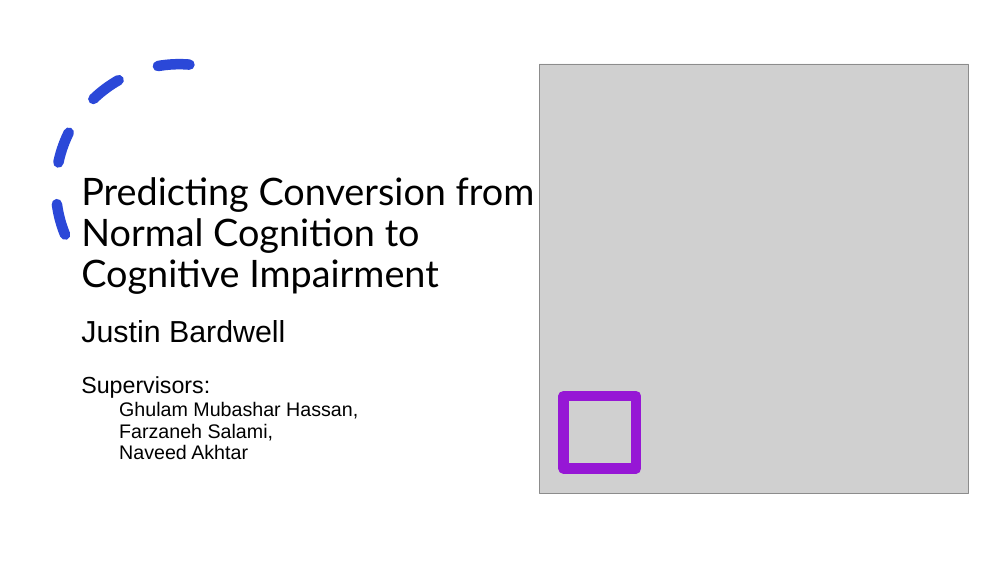
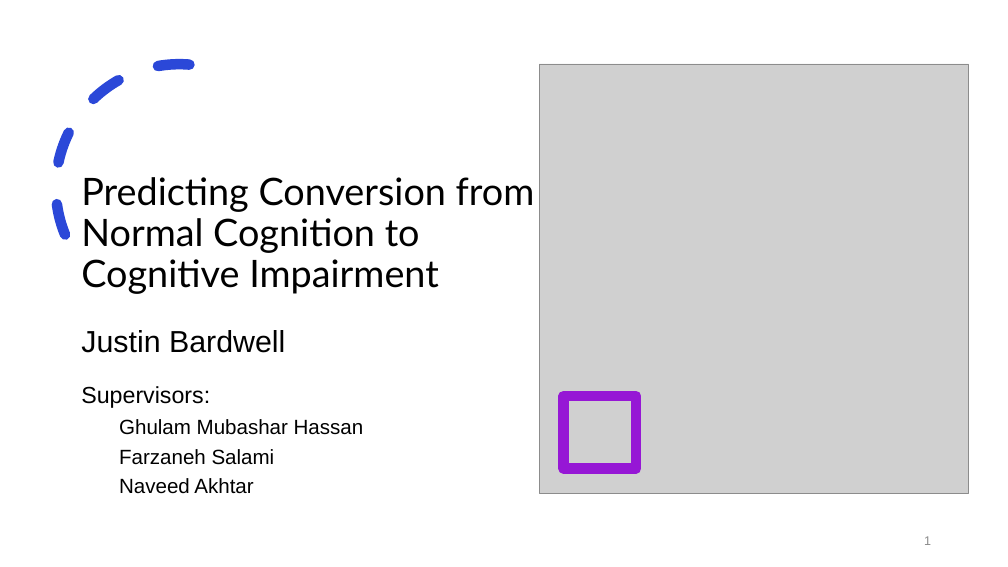
Before and after one commit to justin-bardwell/JB_AD, a slide deck: slide 1 of 21961992_Seminar.pptx. Drawn at 1008x567 pixels with LibreOffice and Linux fonts; fonts in the diff are those of the drawing; grey boxes stand for pictures. Boxes give left, top, right and bottom in pixels: in the first picture for what was removed or moved away, otherwise in the second. Text is boxed around its words. In the diff, an @@ line names an element or a change of style, - is before the commit and + after.

```diff
--- a/21961992_Seminar.pptx
+++ b/21961992_Seminar.pptx
@@ subtitle at box(81, 330, 285, 494): size 18.7 to 19.6 pt in "Naveed Akhtar"; line spacing 0.7 to 1 @@
@@ subtitle at box(119, 419, 364, 465): text changed; size 18.7 to 19.6 pt @@
-  Ghulam Mubashar Hassan,
-  Farzaneh Salami,
+  Ghulam Mubashar Hassan
+  Farzaneh Salami
@@ page number added at box(924, 536, 931, 545), 12 pt, text #8C8C8C @@
+1
```
Also in this commit, not shown: 10 other slides changed, 7 slides added, 5 slides removed, 1 other file.
